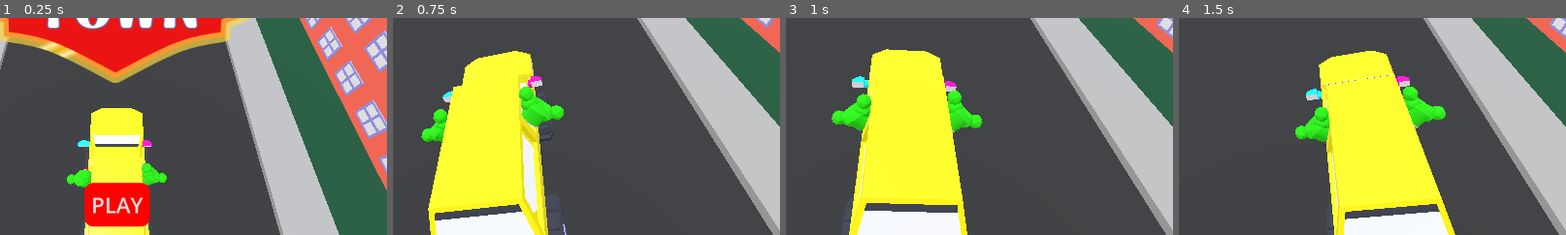
Above: before the commit, frames 1-4 (left to right).
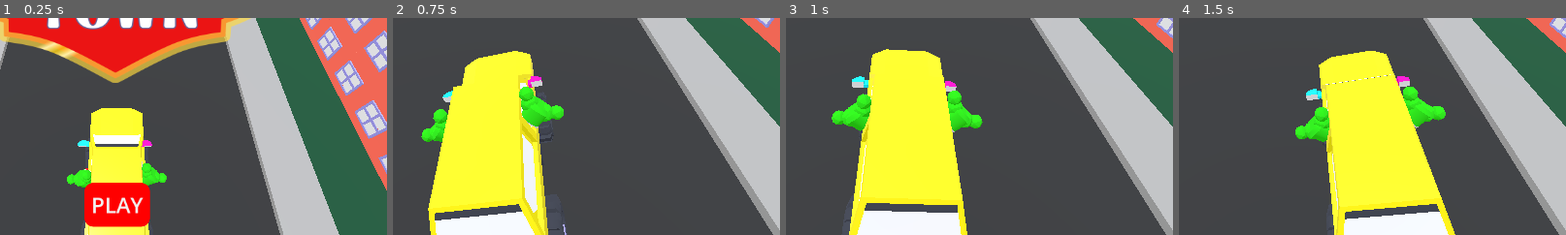
Above: after the commit, the same moments.

Repository: the-g-force/ClownTown
Game: Godot game, scene res://world.tscn
Two runs of this game, one before a commit and one after it. Both use one fixed random seed, a clock stepped at 60 frames per second and the inputs below.
Inputs:
- Up to frame 1 (0.25 s): no input
- Up to frame 2 (0.75 s): click "PLAY" at 0.5 s
- Up to frame 3 (1 s): no input
- Up to frame 4 (1.5 s): hold D (move_right) from 1.28 s (still down)
The pictures show only the part of the screen within x 35-85%, y 40-90%; the shares and areas given below are measured in that part.

The runs differ from the first frame. In frame 1, 0.2% of the frame differs, in the area x 21-39%, y 75-97%; in frame 2, nothing differs; in frame 3, nothing differs; in frame 4, nothing differs.

Commit message:
Make overlay button grab focus for easier start of game

Diff:
--- a/project/ui/start_overlay.gd
+++ b/project/ui/start_overlay.gd
@@ -4,6 +4,7 @@
 
 func _ready():
 	get_tree().paused = true
+	$PlayButton.grab_focus()
 
 
 func _on_play_button_pressed():
